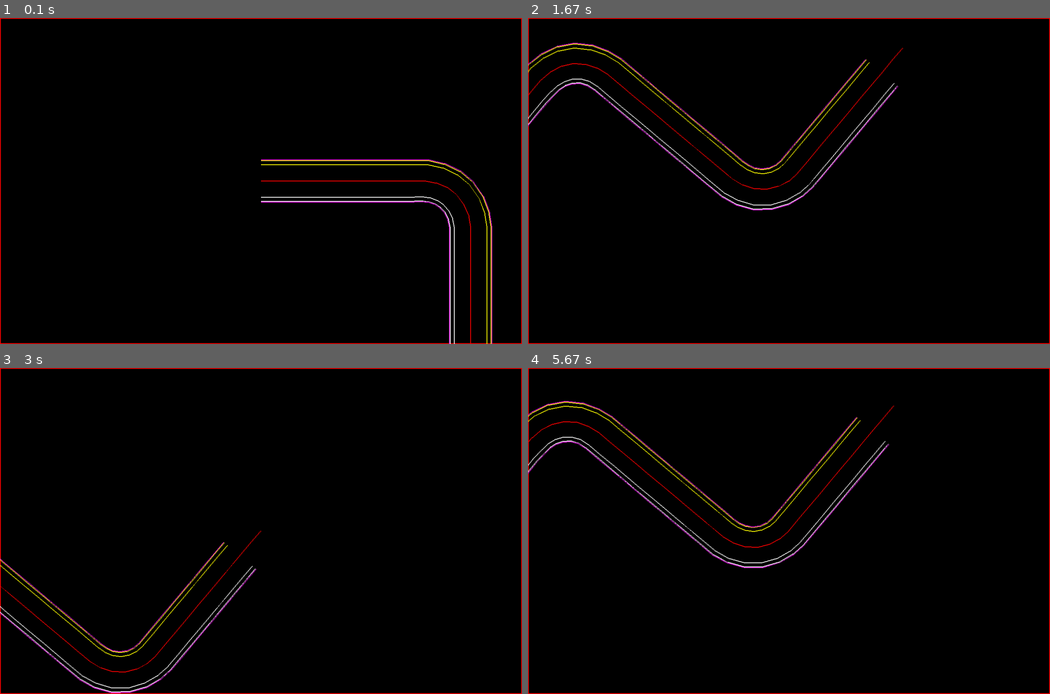
Above: before the commit, frames 1-4 (two rows, left to right).
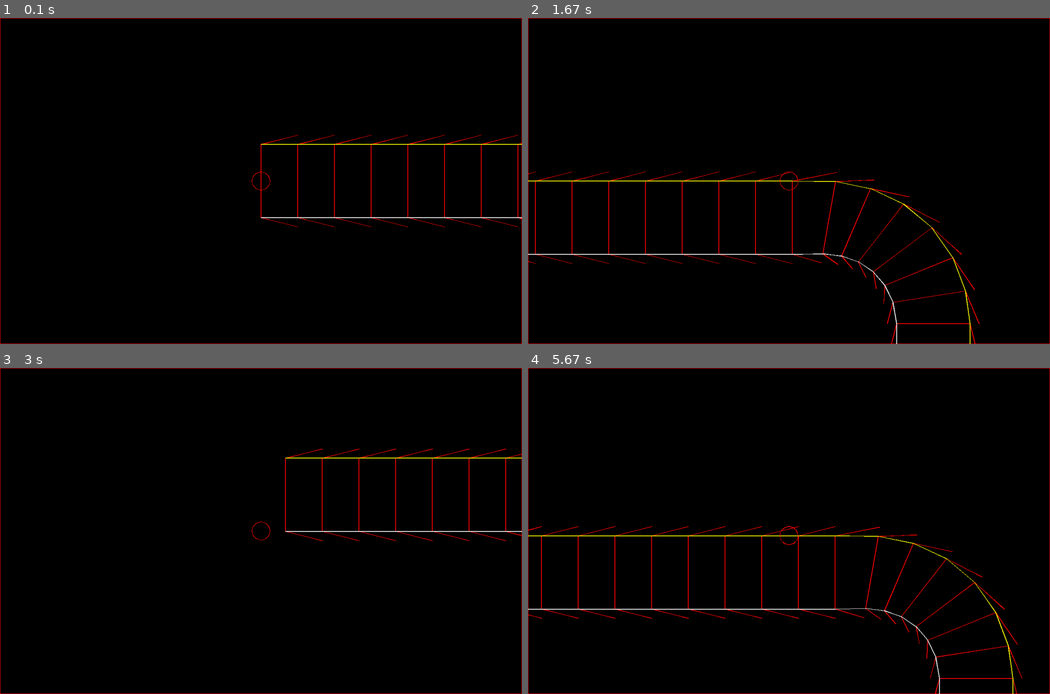
Above: after the commit, the same moments.

Repository: icedman/pygame_vector_speed
Game: pygame game, started from main.py
Same seed, same stepped clock (60 frames per second), same inputs: the game is played once before the commit and once after it.
Inputs:
- Up to frame 1 (0.1 s): no input
- Up to frame 2 (1.67 s): hold Right 0.33-0.8 s; hold Up 0.83-1.13 s; hold Right 1.17-1.63 s
- Up to frame 3 (3 s): hold Left 1.67-2.2 s; hold Down 2.23-2.53 s; hold Left 2.57-2.97 s
- Up to frame 4 (5.67 s): hold Up 3-3.37 s; hold Right 3.4-4.03 s; hold Down 4.07-4.43 s; hold Left 4.47-4.93 s; hold Right 4.97-5.43 s; hold Up from 5.47 s (still down)

The runs differ from the first frame. In frame 1, 3.9% of the frame differs, in the area x 0-100%, y 0-100%; in frame 2, 5.4%; in frame 3, 3.7%; in frame 4, 5.5%.

Commit message:
add barrier collision detection

Diff:
--- a/data/objects.py
+++ b/data/objects.py
@@ -4,8 +4,28 @@
             "object": "_speed_pad",
             "trigger": "boost",
             "radius": 0.45,
-            "shapes": {
-                "shape": {
+            "shapes": [
+                {
+                    "scale": 0.35,
+                    "color": "Indigo",
+                    "points": [
+                        [0.0, -0.45, 0.0],
+                        [-1, 0, 0.0],
+                        [0.0, 1, 0.0],
+                        [1, 0.0, 0.0],
+                    ],
+                },
+                {
+                    "scale": 0.35,
+                    "color": "Indigo",
+                    "points": [
+                        [0.0, 0.0, 0.0],
+                        [-1, 0, 0.0],
+                        [0.0, 1, 0.0],
+                        [1, 0.0, 0.0],
+                    ],
+                },
+                {
                     "scale": 0.35,
                     "color": "Indigo",
                     "points": [
@@ -14,13 +34,13 @@
                         [0.0, 1, 0.0],
                         [1, 0.0, 0.0],
                     ],
-                }
-            },
+                },
+            ],
         },
         {
             "object": "speed_pad",
-            "shapes": {
-                "shape": {
+            "shapes": [
+                {
                     "scale": 0.35,
                     "color": "Indigo",
                     "points": [
@@ -31,12 +51,12 @@
                         [-1, 0, 0.0],
                     ],
                 }
-            },
+            ],
         },
         {
             "object": "track_arrow",
-            "shapes": {
-                "shape": {
+            "shapes": [
+                {
                     "scale": 0.35,
                     "color": "DarkGray",
                     "points": [
@@ -47,15 +67,15 @@
                         [-1, 0, 0.0],
                     ],
                 }
-            },
+            ],
         },
         {
             "object": "item_pickup",
             "rotate": 45,
             "consume": 1,
             "radius": 0.4,
-            "shapes": {
-                "shape": {
+            "shapes": [
+                {
                     "scale": 0.35,
                     "color": "Red",
                     "points": [
@@ -67,15 +87,15 @@
                         [-0.5, 0.5, 0.0],
                     ],
                 }
-            },
+            ],
         },
         {
             "object": "item_pickup_round",
             "rotate": 45,
             "consume": 1,
             "radius": 0.35,
-            "shapes": {
-                "shape": {
+            "shapes": [
+                {
                     "scale": 0.25,
                     "color": "Yellow",
                     "points": [
@@ -87,19 +107,19 @@
                         [-0.5, 0.5, 0.0],
                     ],
                 }
-            },
+            ],
         },
         {
             "object": "item_pickup_roundX",
             "consume": 1,
             "radius": 0.3,
-            "shapes": {
-                "shape": {
+            "shapes": [
+                {
                     "circle": 0.15,
                     "color": "Yellow",
                     "points": [[0.0, 0.0, 0.0], [0.0, 0.0, 0.0]],
                 }
-            },
+            ],
         },
     ]
 }
--- a/data/ships.py
+++ b/data/ships.py
@@ -4,18 +4,16 @@
             "object": "ship_1",
             "shapes": [
                 {
-                    "shape": {
-                        "scale": 0.45,
-                        "color": "Blue",
-                        "points": [
-                            [0.0, 0.0, 0.0],
-                            [0.0, -0.5, 0.0],
-                            [-0.35, 0.0, 0.0],
-                            [0.0, 0.85, 0.0],
-                            [0.35, 0.0, 0.0],
-                            [0.0, -0.5, 0.0],
-                        ],
-                    }
+                    "scale": 0.45,
+                    "color": "Blue",
+                    "points": [
+                        [0.0, 0.0, 0.0],
+                        [0.0, -0.5, 0.0],
+                        [-0.35, 0.0, 0.0],
+                        [0.0, 0.85, 0.0],
+                        [0.35, 0.0, 0.0],
+                        [0.0, -0.5, 0.0],
+                    ],
                 }
             ],
         },
@@ -23,21 +21,19 @@
             "object": "ship_2",
             "shapes": [
                 {
-                    "shape": {
-                        "scale": 0.45,
-                        "color": "Red",
-                        "points": [
-                            [0.0, 0.0, 0.0],
-                            [0.0, -0.5, 0.0],
-                            [-0.35, 0.0, 0.0],
-                            [-0.25, 0.85, 0.0],
-                            [-0.1, 0.1, 0.0],
-                            [0.1, 0.1, 0.0],
-                            [0.25, 0.85, 0.0],
-                            [0.35, 0.0, 0.0],
-                            [0.0, -0.5, 0.0],
-                        ],
-                    }
+                    "scale": 0.45,
+                    "color": "Red",
+                    "points": [
+                        [0.0, 0.0, 0.0],
+                        [0.0, -0.5, 0.0],
+                        [-0.35, 0.0, 0.0],
+                        [-0.25, 0.85, 0.0],
+                        [-0.1, 0.1, 0.0],
+                        [0.1, 0.1, 0.0],
+                        [0.25, 0.85, 0.0],
+                        [0.35, 0.0, 0.0],
+                        [0.0, -0.5, 0.0],
+                    ],
                 }
             ],
         },
@@ -45,22 +41,20 @@
             "object": "ship_3",
             "shapes": [
                 {
-                    "shape": {
-                        "scale": 0.45,
-                        "color": "Red",
-                        "points": [
-                            [0.0, 0.0, 0.0],
-                            [0.0, -0.5, 0.0],
-                            [-0.38, -0.15, 0.0],
-                            [-0.1, 0.1, 0.0],
-                            [-0.25, 0.6, 0.0],
-                            [0.0, 0.85, 0.0],
-                            [0.25, 0.6, 0.0],
-                            [0.1, 0.1, 0.0],
-                            [0.38, -0.15, 0.0],
-                            [0.0, -0.5, 0.0],
-                        ],
-                    }
+                    "scale": 0.45,
+                    "color": "Red",
+                    "points": [
+                        [0.0, 0.0, 0.0],
+                        [0.0, -0.5, 0.0],
+                        [-0.38, -0.15, 0.0],
+                        [-0.1, 0.1, 0.0],
+                        [-0.25, 0.6, 0.0],
+                        [0.0, 0.85, 0.0],
+                        [0.25, 0.6, 0.0],
+                        [0.1, 0.1, 0.0],
+                        [0.38, -0.15, 0.0],
+                        [0.0, -0.5, 0.0],
+                    ],
                 }
             ],
         },
--- a/data/sources/objects.yaml
+++ b/data/sources/objects.yaml
@@ -3,94 +3,86 @@
   trigger: boost
   radius: 0.45
   shapes:
-    shape:
-      scale: 0.35
-      color: Indigo
-      points:
-      - [0.0, -0.45, 0.0]
-      - [-1, 0, 0.0]
-      - [0.0, 1, 0.0]
-      - [ 1, 0.0, 0.0]
-    shape:
-      scale: 0.35
-      color: Indigo
-      points:
-      - [0.0, 0.0, 0.0]
-      - [-1, 0, 0.0]
-      - [0.0, 1, 0.0]
-      - [ 1, 0.0, 0.0]
-    shape:
-      scale: 0.35
-      color: Indigo
-      points:
-      - [0.0, 0.45, 0.0]
-      - [-1, 0, 0.0]
-      - [0.0, 1, 0.0]
-      - [ 1, 0.0, 0.0]
+  - scale: 0.35
+    color: Indigo
+    points:
+    - [0.0, -0.45, 0.0]
+    - [-1, 0, 0.0]
+    - [0.0, 1, 0.0]
+    - [ 1, 0.0, 0.0]
+  - scale: 0.35
+    color: Indigo
+    points:
+    - [0.0, 0.0, 0.0]
+    - [-1, 0, 0.0]
+    - [0.0, 1, 0.0]
+    - [ 1, 0.0, 0.0]
+  - scale: 0.35
+    color: Indigo
+    points:
+    - [0.0, 0.45, 0.0]
+    - [-1, 0, 0.0]
+    - [0.0, 1, 0.0]
+    - [ 1, 0.0, 0.0]
 
 - object: speed_pad
   shapes:
-    shape:
-      scale: 0.35
-      color: Indigo
-      points:
-      - [0.0, 0.0, 0.0]
-      - [-1, 0, 0.0]
-      - [0.0, 1, 0.0]
-      - [ 1, 0.0, 0.0]
-      - [-1, 0, 0.0]
+  - scale: 0.35
+    color: Indigo
+    points:
+    - [0.0, 0.0, 0.0]
+    - [-1, 0, 0.0]
+    - [0.0, 1, 0.0]
+    - [ 1, 0.0, 0.0]
+    - [-1, 0, 0.0]
 
 - object: track_arrow
   shapes:
-    shape:
-      scale: 0.35
-      color: DarkGray
-      points:
-      - [0.0, 0.0, 0.0]
-      - [-1, 0, 0.0]
-      - [0.0, 1, 0.0]
-      - [ 1, 0.0, 0.0]
-      - [-1, 0, 0.0]
+  - scale: 0.35
+    color: DarkGray
+    points:
+    - [0.0, 0.0, 0.0]
+    - [-1, 0, 0.0]
+    - [0.0, 1, 0.0]
+    - [ 1, 0.0, 0.0]
+    - [-1, 0, 0.0]
 
 - object: item_pickup
   rotate: 45
   consume: 1
   radius: 0.4
   shapes:
-    shape:
-      scale: 0.35
-      color: Red
-      points:
-      - [0.0, 0.0, 0.0]
-      - [-0.5, 0.5, 0.0]
-      - [0.5, 0.5, 0.0]
-      - [0.5, -0.5, 0.0]
-      - [-0.5, -0.5, 0.0]
-      - [-0.5, 0.5, 0.0]
+  - scale: 0.35
+    color: Red
+    points:
+    - [0.0, 0.0, 0.0]
+    - [-0.5, 0.5, 0.0]
+    - [0.5, 0.5, 0.0]
+    - [0.5, -0.5, 0.0]
+    - [-0.5, -0.5, 0.0]
+    - [-0.5, 0.5, 0.0]
 
 - object: item_pickup_round
   rotate: 45
   consume: 1
   radius: 0.35
   shapes:
-    shape:
-      scale: 0.25
-      color: Yellow
-      points:
-      - [0.0, 0.0, 0.0]
-      - [-0.5, 0.5, 0.0]
-      - [0.5, 0.5, 0.0]
-      - [0.5, -0.5, 0.0]
-      - [-0.5, -0.5, 0.0]
-      - [-0.5, 0.5, 0.0]
+  - scale: 0.25
+    color: Yellow
+    points:
+    - [0.0, 0.0, 0.0]
+    - [-0.5, 0.5, 0.0]
+    - [0.5, 0.5, 0.0]
+    - [0.5, -0.5, 0.0]
+    - [-0.5, -0.5, 0.0]
+    - [-0.5, 0.5, 0.0]
 
 - object: item_pickup_roundX
   consume: 1
   radius: 0.3
   shapes:
-    shape:
-      circle: 0.15
-      color: Yellow
-      points:
-      - [0.0, 0.0, 0.0]
-      - [0.0, 0.0, 0.0]
+  - circle: 0.15
+    color: Yellow
+    points:
+    - [0.0, 0.0, 0.0]
+    - [0.0, 0.0, 0.0]
--- a/data/sources/ships.yaml
+++ b/data/sources/ships.yaml
@@ -1,46 +1,43 @@
 objects:
 - object: ship_1
   shapes:
-  - shape:
-      scale: 0.45
-      color: Blue
-      points:
-        - [0.0, 0.0, 0.0]
-        - [0.0, -0.5, 0.0]
-        - [-0.35, 0.0, 0.0]
-        - [0.0, 0.85, 0.0]
-        - [0.35, 0.0, 0.0]
-        - [0.0, -0.5, 0.0]
+  - scale: 0.45
+    color: Blue
+    points:
+      - [0.0, 0.0, 0.0]
+      - [0.0, -0.5, 0.0]
+      - [-0.35, 0.0, 0.0]
+      - [0.0, 0.85, 0.0]
+      - [0.35, 0.0, 0.0]
+      - [0.0, -0.5, 0.0]
 
 - object: ship_2
   shapes:
-  - shape:
-      scale: 0.45
-      color: Red
-      points:
-        - [0.0, 0.0, 0.0]
-        - [0.0, -0.5, 0.0]
-        - [-0.35, 0.0, 0.0]
-        - [-0.25, 0.85, 0.0]
-        - [-0.1, 0.1, 0.0]
-        - [ 0.1, 0.1, 0.0]
-        - [0.25, 0.85, 0.0]
-        - [0.35, 0.0, 0.0]
-        - [0.0, -0.5, 0.0]
+  - scale: 0.45
+    color: Red
+    points:
+      - [0.0, 0.0, 0.0]
+      - [0.0, -0.5, 0.0]
+      - [-0.35, 0.0, 0.0]
+      - [-0.25, 0.85, 0.0]
+      - [-0.1, 0.1, 0.0]
+      - [ 0.1, 0.1, 0.0]
+      - [0.25, 0.85, 0.0]
+      - [0.35, 0.0, 0.0]
+      - [0.0, -0.5, 0.0]
 
 - object: ship_3
   shapes:
-  - shape:
-      scale: 0.45
-      color: Red
-      points:
-        - [0.0, 0.0, 0.0]
-        - [0.0, -0.5, 0.0]
-        - [-0.38, -0.15, 0.0]
-        - [-0.10, 0.1, 0.0]
-        - [-0.25, 0.6, 0.0]
-        - [ 0.0, 0.85, 0.0]
-        - [ 0.25, 0.6, 0.0]
-        - [ 0.10, 0.1, 0.0]
-        - [0.38, -0.15, 0.0]
-        - [0.0, -0.5, 0.0]
+  - scale: 0.45
+    color: Red
+    points:
+      - [0.0, 0.0, 0.0]
+      - [0.0, -0.5, 0.0]
+      - [-0.38, -0.15, 0.0]
+      - [-0.10, 0.1, 0.0]
+      - [-0.25, 0.6, 0.0]
+      - [ 0.0, 0.85, 0.0]
+      - [ 0.25, 0.6, 0.0]
+      - [ 0.10, 0.1, 0.0]
+      - [0.38, -0.15, 0.0]
+      - [0.0, -0.5, 0.0]
--- a/draw.py
+++ b/draw.py
@@ -83,35 +83,28 @@
                 color = [255, 255, 255]
 
         w = self.state.strokeWidth
-        if w > 3:
-            w = 3
-        # pygame.gfxdraw.line(
-        #     self.surface, Floor(v1.x), Floor(v1.y), Floor(v2.x), Floor(v2.y), color
-        # )
-
-        d = Vector.copy(v2).subtract(v1).normalize()
-        sideDir = Vector(0, 0, 1).cross(d)
-        # v3 = Vector.copy(v1).add(sideDir)
-        # v4 = Vector.copy(v2).add(sideDir)
-        v1.subtract(sideDir)
-        v2.subtract(sideDir)
-        for i in range(0, w):
+        if w == 1:
             pygame.gfxdraw.line(
                 self.surface, Floor(v1.x), Floor(v1.y), Floor(v2.x), Floor(v2.y), color
             )
-            v1.add(sideDir)
-            v2.add(sideDir)
-
-        # pygame.gfxdraw.filled_polygon(
-        #     self.surface,
-        #     [
-        #         [(v1.x), (v1.y)],
-        #         [(v3.x), (v3.y)],
-        #         [(v4.x), (v4.y)],
-        #         [(v2.x), (v2.y)],
-        #     ],
-        #     color,
-        # )
+
+        d = Vector.copy(v2).subtract(v1).normalize()
+        sideDir = Vector(0, 0, 1).cross(d).scale(w * 0.48)
+        v3 = Vector.copy(v1).add(sideDir)
+        v4 = Vector.copy(v2).add(sideDir)
+        v1.subtract(sideDir)
+        v2.subtract(sideDir)
+
+        pygame.gfxdraw.filled_polygon(
+            self.surface,
+            [
+                [(v1.x), (v1.y)],
+                [(v3.x), (v3.y)],
+                [(v4.x), (v4.y)],
+                [(v2.x), (v2.y)],
+            ],
+            color,
+        )
 
     def drawLine(self, x, y, x2, y2, color=None):
         if color == None:
@@ -239,22 +232,19 @@
 
     def drawShape(self, shapes, x, y, r, angle, color="red"):
         sl = shapes
-        self.save()
-        self.rotate((angle + 360 - 90) % 360)
-        self.scale(r * 1.5, r * 1.5)
-        self.translate(x, y)
+        m = Matrix.identity()
+        m.rotate(0, 0, ((angle + 360 - 90) % 360) * 3.14 / 180)
+        m.multiply(Matrix.identity().scale(r * 1.5, r * 1.5, 1))
+        m.multiply(Matrix.identity().translate(x, y, 0))
         for shape in sl:
-            if "points" in shape:
-                s = shape
-            else:
-                s = shape["shape"]
+            s = shape
             if "points" in s:
                 points = []
                 for p in s["points"]:
-                    points.append(p)
-                self.translate(points[0][0] * r, points[0][1] * r)
+                    tp = Vector(p[0], p[1]).transform(m)
+                    points.append([tp.x, tp.y])
+                # self.translate(points[0][0] * r, points[0][1] * r)
                 del points[0]
                 self.drawPolygonPoints(points, color)
             if "polygon" in s:
                 self.drawPolygon(0, 0, s["scale"], s["polygon"], color)
-        self.restore()
--- /dev/null
+++ b/entity.py
@@ -0,0 +1,11 @@
+from maths import *
+
+class Entity:
+    pos = Vector.identity()
+    direction = Vector.identity()
+    speed = 1
+    radius = 0.5
+
+    # collision hint
+    segment = None
+    pointIndex = 0
--- a/main.py
+++ b/main.py
@@ -2,6 +2,7 @@
 from maths import *
 from draw import Context
 from track import *
+from entity import *
 
 from data.angle_1 import *
 from data.ships import *
@@ -14,7 +15,7 @@
 track = Track()
 
 
-for i in range(0, 4):
+for i in range(0, 3):
     # track.addSector(feature.copySegments())
     track.addSector(feature.copySegments())
     # track.compute()
@@ -33,6 +34,7 @@
 screen = pygame.display.set_mode(size)
 done = False
 gfx = Context(screen)
+gfx.state.strokeWidth = 1
 
 
 def cull(v1, v2):
@@ -53,8 +55,15 @@
 
 current_sector = 0
 rot = 0
+off = 0
+idx = 0 # camera
+obj = Entity()
+obj.radius = 0.25
+obj.pos = Vector.copy(track.segments[0].trackPoints[0].point)
+
+speed = 0.2
+
 last_tick = 0
-idx = 0
 while not done:
     tick = pygame.time.get_ticks()
     dt = tick - last_tick
@@ -74,10 +83,19 @@
         released[k] = k in keys and keys[k] == True and pressed[k] == False
         keys[k] = pressed[k]
 
+    if pressed[pygame.K_w]:
+        idx -= 1
+    if pressed[pygame.K_s]:
+        idx += 1
+    mz = speed
+    if pressed[pygame.K_LEFT]:
+        obj.pos.x -= mz
+    if pressed[pygame.K_RIGHT]:
+        obj.pos.x += mz
     if pressed[pygame.K_UP]:
-        idx -= 1
+        obj.pos.y -= mz
     if pressed[pygame.K_DOWN]:
-        idx += 1
+        obj.pos.y += mz
 
     gfx.clear("black")
     gfx.save()
@@ -112,36 +130,61 @@
                 innerRail.append([tp.innerRail.x, tp.innerRail.y])
                 innerBorder.append([tp.innerBorder.x, tp.innerBorder.y])
 
-    scale = 40
+    scale = 90
     gfx.scale(scale, scale)
 
     idx = (idx + len(points)) % len(points)
     l = points[idx]
-    v = gfx.transform(Vector(l[0], l[1]))
+    # v = gfx.transform(Vector(l[0], l[1]))
+    v = gfx.transform(Vector.copy(obj.pos))
     gfx.translate(size[0] / 2 - v.x, size[1] / 2 - v.y)
 
     for i in range(0, len(outerTrack) - 1):
         p1 = outerTrack[i]
         p2 = innerTrack[i]
-        # gfx.drawLine(p1[0], p1[1], p2[0], p2[1], "red")
+        v1 = Vector(p1[0], p1[1])
+        v2 = Vector(p2[0], p2[1])
+        gfx.drawLine(p1[0], p1[1], p2[0], p2[1], "red")
 
     for i in range(0, len(outerTrack) - 1):
         p1 = outerTrack[i]
         p2 = outerRail[i + 1]
-        # gfx.drawLine(p1[0], p1[1], p2[0], p2[1], "red")
+        gfx.drawLine(p1[0], p1[1], p2[0], p2[1], "red")
         p1 = innerTrack[i]
         p2 = innerRail[i + 1]
-        # gfx.drawLine(p1[0], p1[1], p2[0], p2[1], "red")
+        gfx.drawLine(p1[0], p1[1], p2[0], p2[1], "red")
 
-    gfx.drawPolygonPoints(points, "red", False)
+    # gfx.drawPolygonPoints(points, "red", False)
     gfx.drawPolygonPoints(outerTrack, "white", False)
     gfx.drawPolygonPoints(innerTrack, "yellow", False)
-    gfx.drawPolygonPoints(outerRail, "white", False)
-    gfx.drawPolygonPoints(innerRail, "yellow", False)
-    gfx.drawPolygonPoints(outerBorder, "magenta", False)
-    gfx.drawPolygonPoints(innerBorder, "magenta", False)
+    # gfx.drawPolygonPoints(outerRail, "white", False)
+    # gfx.drawPolygonPoints(innerRail, "yellow", False)
+    # gfx.drawPolygonPoints(outerBorder, "magenta", False)
+    # gfx.drawPolygonPoints(innerBorder, "magenta", False)
 
-    gfx.drawShape(ship, l[0], l[1], 0.2, 0, "red")
+    # gfx.drawShape(ship, obj.pos.x, obj.pos.y, 0.4, 0, "red")
+
+    rad = obj.radius
+    col = track.detectCollision(obj)
+    if col != None:
+        obj.pos.add(col["vector"])
+        speed *= 0.8
+        if speed > 0.2:
+            speed = 0.2
+    else:
+        speed += 0.01
+
+    if speed > 0.3:
+        speed = 0.3
+    if speed < 0.1:
+        speed = 0.1
+
+    # gfx.drawLine(v1.x, v1.y, v2.x, v2.y, "cyan")
+    gfx.drawPolygon(obj.pos.x, obj.pos.y, rad, 12, "red")
+
+    # xv = Vector.copy(tp1.sideDir).scale(rad)
+    # v3 = Vector.copy(obj.pos).add(xv)
+    # gfx.drawLine(obj.pos.x, obj.pos.y, v3.x, v3.y, "cyan")
 
     gfx.restore()
 
--- a/track.py
+++ b/track.py
@@ -22,7 +22,10 @@
     outerBorder = Vector.identity()
     innerBorder = Vector.identity()
     sideDir = Vector.identity()
-    carDir = Vector.identity()
+    direction = Vector.identity()
+
+    outerCollisionPoints = []
+    innerCollisionPoints = []
 
 
 class TrackSegment:
@@ -34,7 +37,6 @@
     trackPoints = []
     railType = 0
     trackColor = 0
-    id = 0
     sector = 0
 
     segmentType = TrackSegmentType.STRAIGHT
@@ -348,6 +350,8 @@
             borderWidth = Vector.copy(sideDir).scale(bw2)
 
             t = TrackPoint()
+            t.direction = Vector.copy(d)
+            t.sideDir = Vector.copy(sideDir)
             t.outerTrack = Vector.copy(p).add(trackWidth)
             t.outerRail = Vector.copy(t.outerTrack).add(railWidth)
             t.outerBorder = Vector.copy(t.outerRail).add(borderWidth)
@@ -357,6 +361,37 @@
             t.point = Vector.copy(p)
             _.trackPoints.append(t)
 
+    def computeCollisionPoints(self):
+        _ = self
+        inc = 0.25
+        for i in range(0, len(_.trackPoints)):
+            p1 = _.trackPoints[i]
+            p1.outerCollisionPoints = []
+            p1.innerCollisionPoints = []
+            p2 = None
+            if i < len(_.trackPoints)-2:
+                p2 = _.trackPoints[i+1]
+            else:
+                if _.nextSegment != None:
+                    p2 = _.nextSegment.trackPoints[0]
+
+            if p2 == None:
+                break
+
+            for j in range(0,2):
+                v1 = p1.outerRail if j == 0 else p1.innerRail
+                v2 = p2.outerRail if j == 0 else p2.innerRail
+                vdir = Vector.copy(v2).subtract(v1).normalize().scale(inc)
+                l = v1.distanceTo(v2)
+                cnt = Floor(l/inc)
+                for k in range(0,Floor(cnt)+1):
+                    v3 = Vector.copy(v1).add(Vector.copy(vdir).scale(k))
+                    if j == 0:
+                        p1.outerCollisionPoints.append(v3)
+                    else:
+                        p1.innerCollisionPoints.append(v3)
+
+        return
 
 class TrackFeature:
     segments: []
@@ -395,10 +430,10 @@
         sector = 0
         count = len(self.segments)
         lastSegment = None
-        lastIdx = 0
+        idx = 0
         if count > 0:
-            lastIdx = count - 1
-            lastSegment = self.segments[lastIdx]
+            idx = count - 1
+            lastSegment = self.segments[idx]
             sector = lastSegment.sector + 1
 
         prev = lastSegment
@@ -417,11 +452,11 @@
             prev = s
             self.segments.append(s)
 
-        lastIdx -= 1
-        if lastIdx < 0:
-            lastIdx = 0
-
-        self.compute(lastIdx)
+        idx -= 1
+        if idx < 0:
+            idx = 0
+
+        self.compute(idx)
 
     def compute(self, startIdx=0):
         prev = None
@@ -439,3 +474,49 @@
         for i in range(startIdx, len(self.segments)):
             s = self.segments[i]
             s.computeTrackPoints()
+
+        for i in range(startIdx, len(self.segments)):
+            s = self.segments[i]
+            s.computeCollisionPoints()
+
+    def detectCollision(self, entity):
+        _ = self
+        bounce = 0.95
+        isWithin = False
+        startIdx = 0
+        try:
+            startIdx = _.segments.index(entity.segment) - 1
+        except:
+            startIdx = 0
+        if startIdx < 0:
+            startIdx = 0
+        entity.segment = None
+        for idx in range(startIdx, len(_.segments)):
+            seg = _.segments[idx]
+            for p in seg.trackPoints:
+
+                # skip points check as much as possible
+                if p.point.distanceTo(entity.pos) > seg.trackWidth * 2:
+                    if isWithin:
+                        break
+                    continue
+                if not isWithin:
+                    entity.segment = seg
+                isWithin = True
+
+                for k in range(0, 2):
+                    barrier = p.outerCollisionPoints if k == 0 else p.innerCollisionPoints
+                    for c in barrier:
+                        dirSign = -1 if k == 0 else 1
+                        if c.distanceTo(entity.pos) < entity.radius:
+                            cross = Vector.copy(c).add(Vector.copy(p.sideDir).scale(entity.radius * dirSign))
+                            dist = cross.distanceTo(entity.pos)
+                            vector = Vector.copy(p.sideDir).scale(dist*bounce*dirSign)
+                            return {
+                                "segment": seg,
+                                "trackPoint": p,
+                                "collisionPoint": c,
+                                "vector": vector
+                            }
+
+        return None
